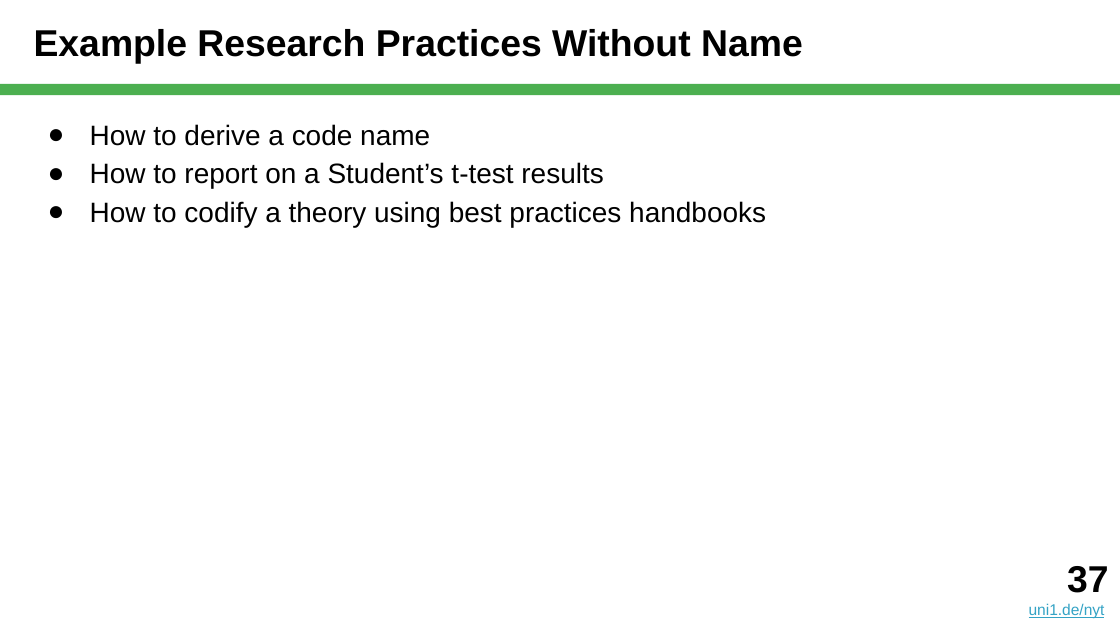
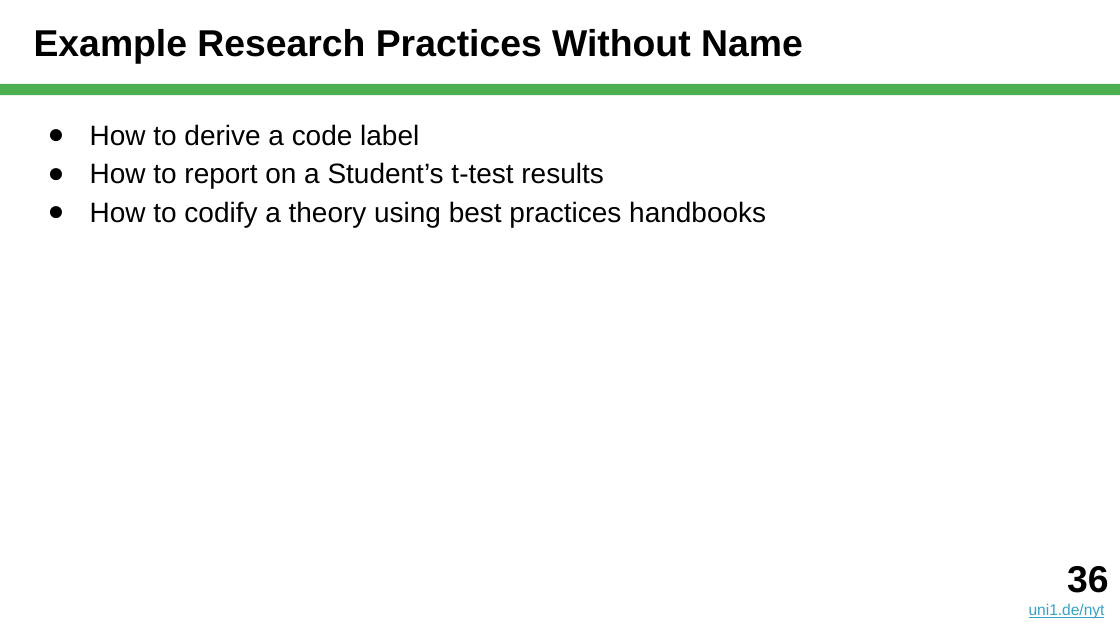
Before and after one commit to dirkriehle/nyt-course, a slide deck: slide 36 of Lecture slides/NYT B02 - Scientific Research.pptx (slide 37 before the commit). Drawn at 1120x630 pixels with LibreOffice and Linux fonts; fonts in the diff are those of the drawing. Boxes give left, top, right and bottom in pixels: in the first picture for what was removed or moved away, otherwise in the second. Text is boxed around its words. In the diff, an @@ line names an element or a change of style, - is before the commit and + after.

```diff
--- a/Lecture slides/NYT B02 - Scientific Research.pptx
+++ b/Lecture slides/NYT B02 - Scientific Research.pptx
@@ text at <box>90,124,419,146</box>: text changed @@
-● How to derive a code name
+● How to derive a code label
@@ text at <box>1067,566,1108,593</box>: text changed @@
-37
+36
```
Also in this commit, not shown: 9 other slides changed, 1 slide removed, 1 other file.
